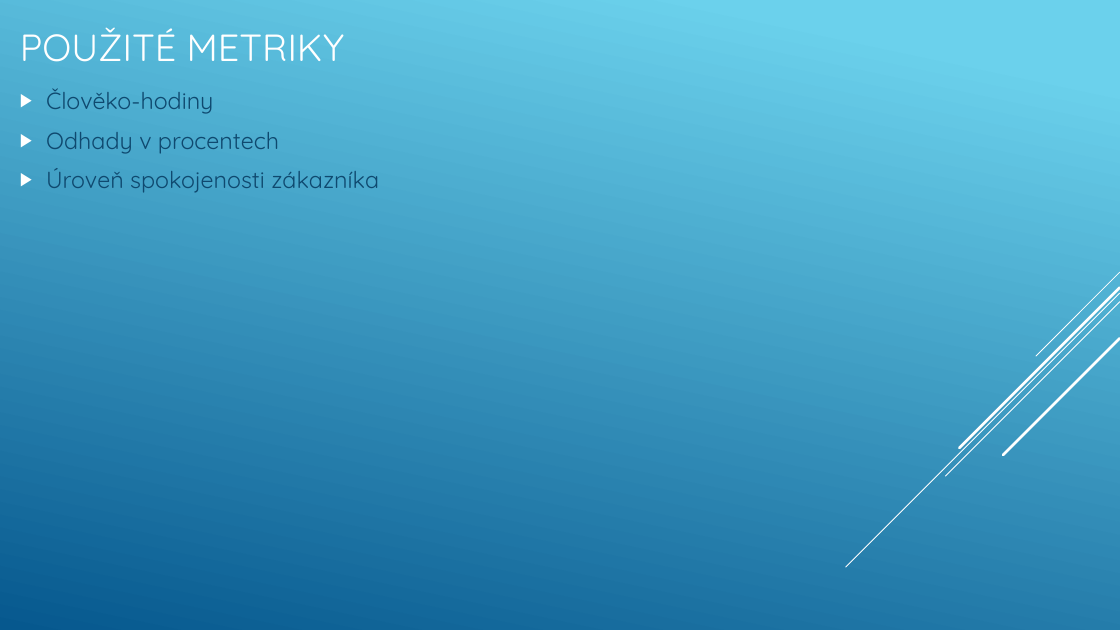
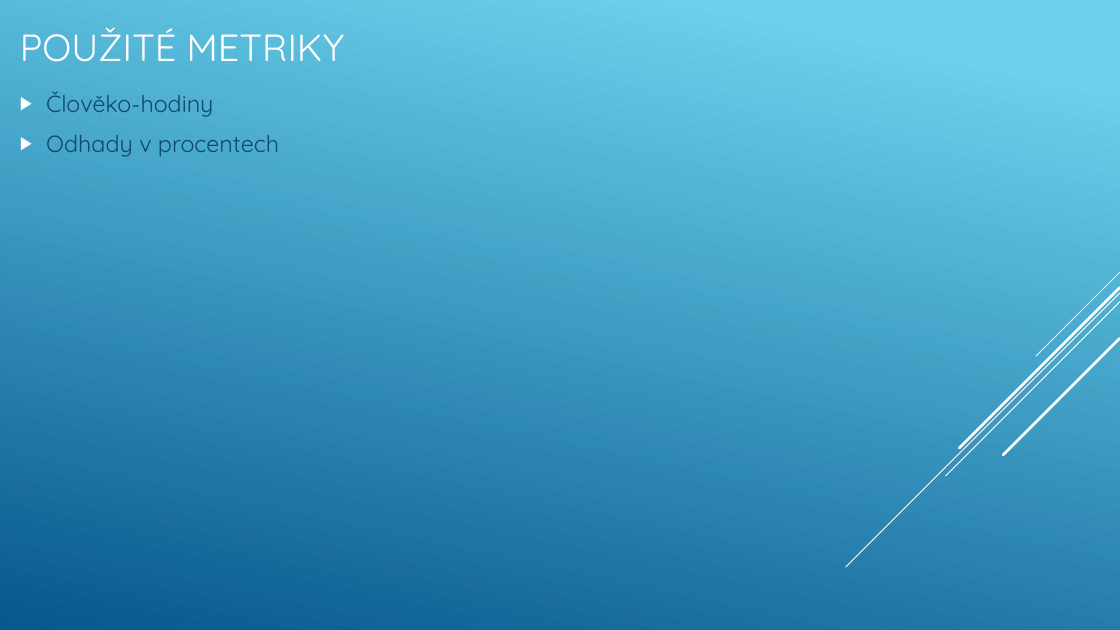
Before and after one commit to BulakM/RSP, a slide deck: slide 5 of Prezentace/Logos polytechnikos.pptx. Drawn at 1120x630 pixels with LibreOffice and Linux fonts; fonts in the diff are those of the drawing. Boxes give left, top, right and bottom in pixels: in the first picture for what was removed or moved away, otherwise in the second. Text is boxed around its words. In the diff, an @@ line names an element or a change of style, - is before the commit and + after.

```diff
--- a/Prezentace/Logos polytechnikos.pptx
+++ b/Prezentace/Logos polytechnikos.pptx
@@ text at <box>46,168,379,193</box>: paragraph removed @@
-▶ Úroveň spokojenosti zákazníka
```
Also in this commit, not shown: 4 other slides changed.
